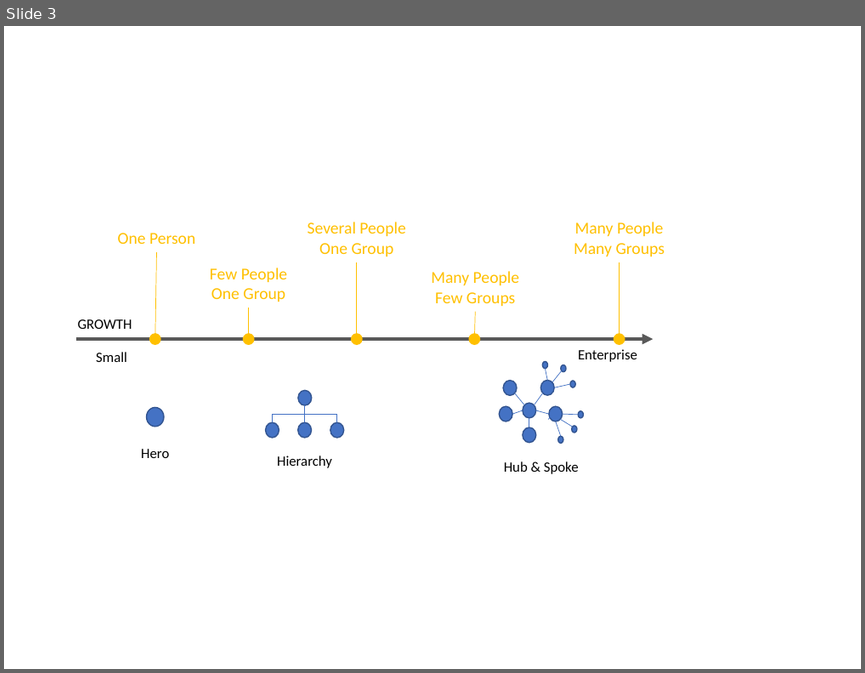
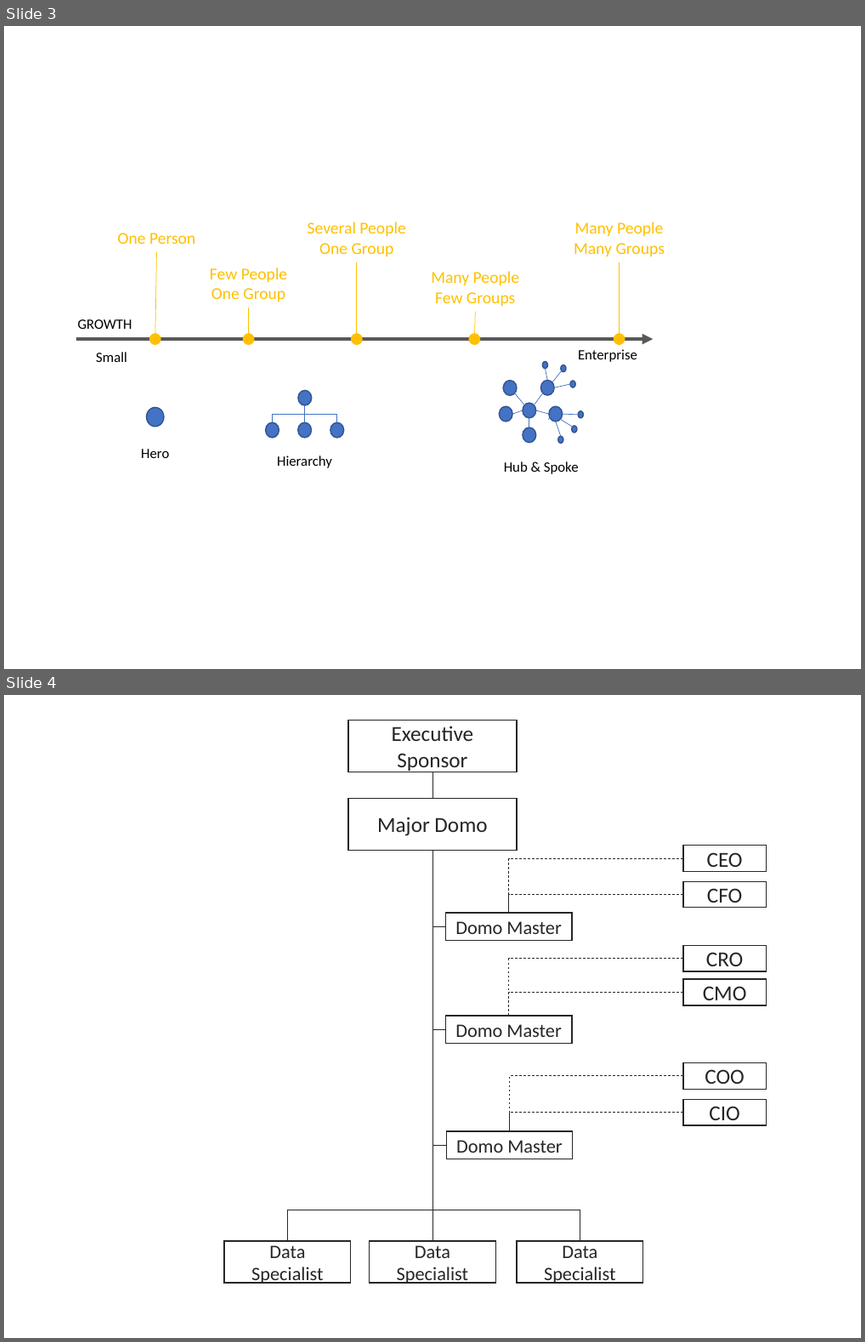
Before and after one commit to PacktPublishing/Data-Democratization-with-Domo, a slide deck: Images/CH18/CH18 Images.pptx. Shown one above the other, each under a label of ours: slide 3 before the commit, slides 3 and 4 after it. The pictures are 865x673 and 865x1342 pixels, drawn with LibreOffice and Linux fonts; fonts in the diff are those of the drawing. Boxes give left, top, right and bottom in pixels: in the first picture for what was removed or moved away, otherwise in the second. Text is boxed around its words. In the diff, an @@ line names an element or a change of style, - is before the commit and + after.

```diff
--- a/Images/CH18/CH18 Images.pptx
+++ b/Images/CH18/CH18 Images.pptx
@@ slide 4 added at bbox=[4, 695, 861, 1338], background #FFFFFF @@
@@ rectangle added at bbox=[348, 720, 517, 772], outline #262626 1 pt, 18 pt, text #262626 @@
+Executive Sponsor
@@ elbow line added from (432, 772) to (432, 798), #262626 0.5 pt @@
@@ rectangle added at bbox=[348, 798, 517, 850], outline #262626 1 pt, 18 pt, text #262626 @@
+Major Domo
@@ rectangle added at bbox=[683, 845, 766, 872], outline #262626 1 pt, 18 pt, text #262626 @@
+CEO
@@ elbow line added from (432, 850) to (288, 1241), #262626 0.5 pt @@
@@ elbow line added from (432, 850) to (445, 926), #262626 0.5 pt @@
@@ elbow line added from (432, 850) to (445, 1029), #262626 0.5 pt @@
@@ elbow line added from (432, 850) to (446, 1145), #262626 0.5 pt @@
@@ elbow line added from (432, 850) to (432, 1241), #262626 0.5 pt @@
@@ elbow line added from (432, 850) to (579, 1241), #262626 0.5 pt @@
@@ elbow line added from (683, 858) to (509, 913), #262626 0.5 pt dashed @@
@@ elbow line added from (683, 895) to (509, 913), #262626 0.5 pt dashed @@
@@ rectangle added at bbox=[683, 882, 766, 907], outline #262626 1 pt, 18 pt, text #262626 @@
+CFO
@@ rectangle added at bbox=[445, 913, 571, 940], outline #262626 1 pt, 16 pt, text #262626 @@
+Domo Master
@@ rectangle added at bbox=[683, 945, 766, 972], outline #262626 1 pt, 18 pt, text #262626 @@
+CRO
@@ elbow line added from (683, 958) to (509, 1015), #262626 0.5 pt dashed @@
@@ elbow line added from (683, 993) to (509, 1015), #262626 0.5 pt dashed @@
@@ rectangle added at bbox=[683, 979, 766, 1005], outline #262626 1 pt, 18 pt, text #262626 @@
+CMO
@@ rectangle added at bbox=[445, 1015, 571, 1043], outline #262626 1 pt, 16 pt, text #262626 @@
+Domo Master
@@ elbow line added from (683, 1076) to (510, 1131), #262626 0.5 pt dashed @@
@@ rectangle added at bbox=[683, 1062, 766, 1089], outline #262626 1 pt, 18 pt, text #262626 @@
+COO
@@ rectangle added at bbox=[683, 1099, 766, 1125], outline #262626 1 pt, 18 pt, text #262626 @@
+CIO
@@ elbow line added from (683, 1112) to (510, 1131), #262626 0.5 pt dashed @@
@@ rectangle added at bbox=[446, 1131, 572, 1158], outline #262626 1 pt, 16 pt, text #262626 @@
+Domo Master
@@ rectangle added at bbox=[224, 1241, 350, 1282], outline #262626 1 pt, 16 pt, text #262626 @@
+Data Specialist
@@ rectangle added at bbox=[369, 1241, 495, 1282], outline #262626 1 pt, 16 pt, text #262626 @@
+Data Specialist
@@ rectangle added at bbox=[517, 1241, 642, 1282], outline #262626 1 pt, 16 pt, text #262626 @@
+Data Specialist
```
Also in this commit, not shown: 1 slide changed, 1 slide removed, 2 other files.
